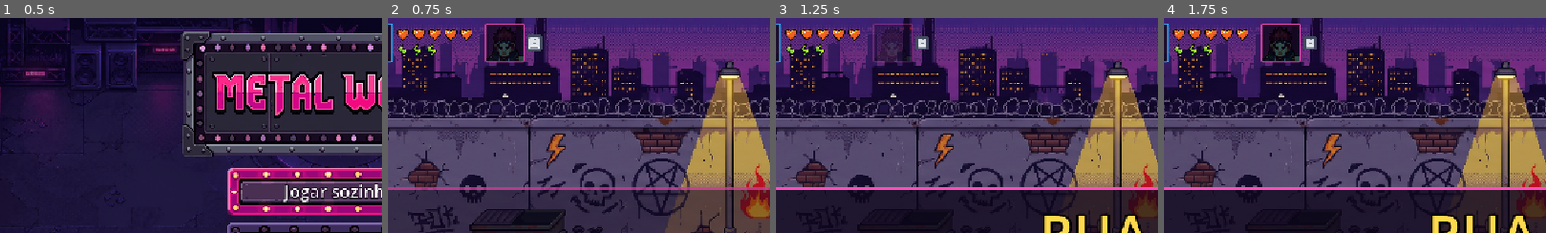
Above: before the commit, frames 1-4 (left to right).
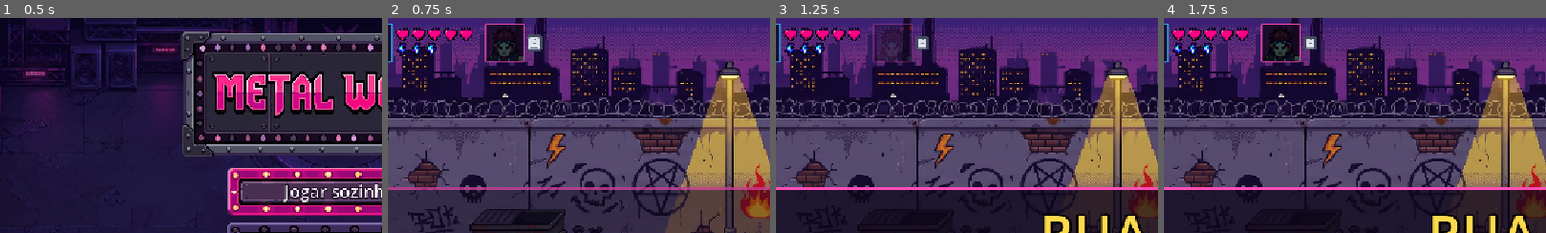
Above: after the commit, the same moments.

Repository: lucas-gif561/metalworld
Game: Godot game, scene res://ui/tela_inicial.tscn
Same seed, same stepped clock (60 frames per second), same inputs: the game is played once before the commit and once after it. Sound files missing from this copy of the repository are replaced by a short silence.
Inputs (mouse positions are % of the whole screen's width and height, from its top left):
- Up to frame 1 (0.5 s): no input
- Up to frame 2 (0.75 s): click "Jogar sozinho" at 0.5 s
- Up to frame 3 (1.25 s): no input
- Up to frame 4 (1.75 s): tap Enter at 1.25 s; move the mouse to (72, 45) at 1.27 s; hold D (mover_direita) from 1.28 s (still down); hold F (atacar) from 1.28 s (still down); click (72, 45) at 1.42 s
The pictures show only the part of the screen within x 6-56%, y 0-50%; the shares and areas given below are measured in that part.

Frame 1 is identical in both runs. In frame 2, 1.0% of the frame differs, in the area x 2-22%, y 4-18%; in frame 3, 1.0%; in frame 4, 1.0%.

Commit message:
UI: sprites recoloridos (coração, raio, ampulheta, seta e aviso do Riff)
Os sprites já vêm com a cor certa, então saiu o tom fixo que o aviso do
Riff e a seta "Siga" recebiam na cena.

Co-Authored-By: Claude Opus 5.5 <noreply@anthropic.com>

Diff:
--- a/riff/riff_hud.tscn
+++ b/riff/riff_hud.tscn
@@ -169,7 +169,6 @@
 
 [node name="Aviso" type="TextureRect" parent="."]
 visible = false
-self_modulate = Color(1, 0.35, 0.25, 1)
 layout_mode = 0
 offset_left = 198.0
 offset_top = 14.0
--- a/ui/hud.tscn
+++ b/ui/hud.tscn
@@ -523,7 +523,6 @@
 mouse_filter = 2
 
 [node name="Imagem" type="TextureRect" parent="Siga"]
-self_modulate = Color(1, 0.85, 0.3, 1)
 layout_mode = 0
 offset_right = 80.0
 offset_bottom = 80.0
Binary file changed: riff/sprites/aviso.png
Binary file changed: ui/sprites/ampulheta.png
Binary file changed: ui/sprites/coracao.png
Binary file changed: ui/sprites/raio.png
Binary file changed: ui/sprites/seta.png
